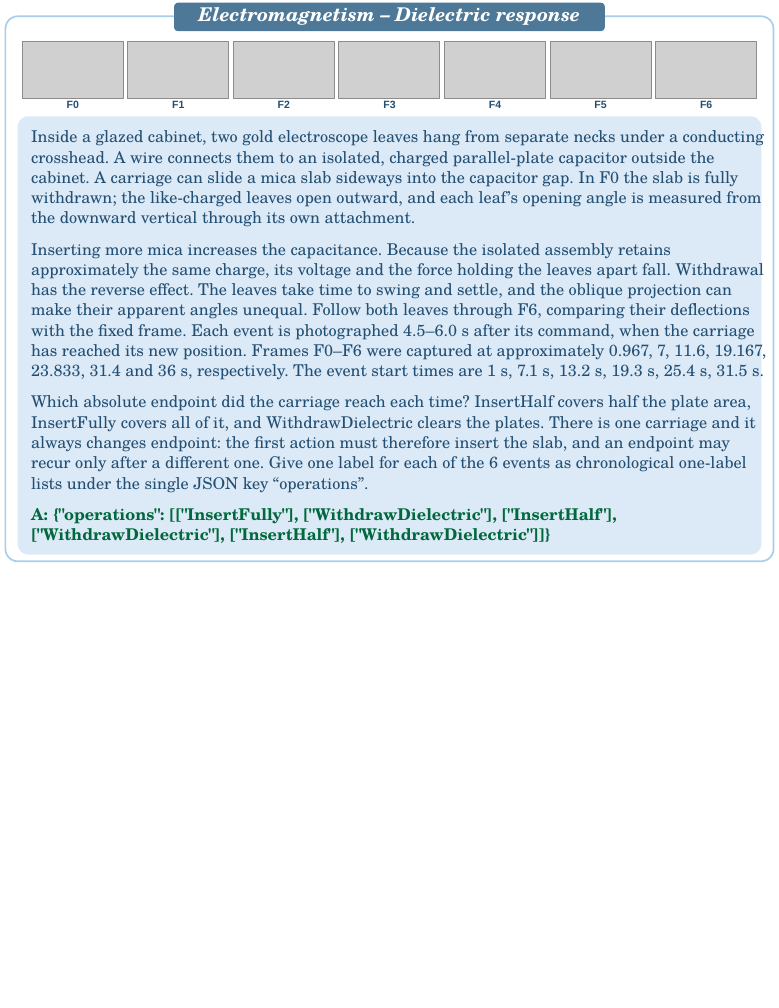
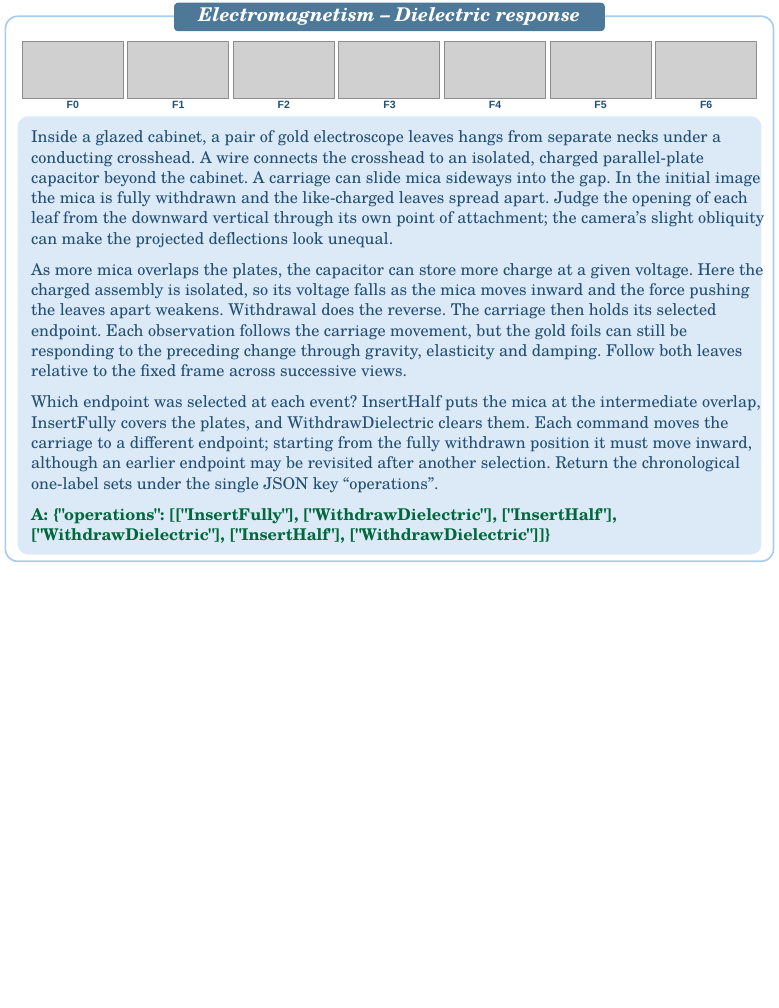
Before and after one commit to PIER-Lab/CaveBench, a slide deck: slide 11 of docs/assets/cases/CaveBench_Case_Studies.pptx. Drawn at 779x1008 pixels with LibreOffice and Linux fonts; fonts in the diff are those of the drawing; grey boxes stand for pictures. Boxes give left, top, right and bottom in pixels: in the first picture for what was removed or moved away, otherwise in the second. Text is boxed around its words. In the diff, an @@ line names an element or a change of style, - is before the commit and + after.

```diff
--- a/docs/assets/cases/CaveBench_Case_Studies.pptx
+++ b/docs/assets/cases/CaveBench_Case_Studies.pptx
@@ text at [31,130,764,248]: text changed @@
-Inside a glazed cabinet, two gold electroscope leaves hang from separate necks under a conducting
-crosshead. A wire connects them to an isolated, charged parallel-plate capacitor outside the
-cabinet. A carriage can slide a mica slab sideways into the capacitor gap. In F0 the slab is fully
-withdrawn; the like-charged leaves open outward, and each leaf’s opening angle is measured from
-the downward vertical through its own attachment.
+Inside a glazed cabinet, a pair of gold electroscope leaves hangs from separate necks under a
+conducting crosshead. A wire connects the crosshead to an isolated, charged parallel-plate
+capacitor beyond the cabinet. A carriage can slide mica sideways into the gap. In the initial image
+the mica is fully withdrawn and the like-charged leaves spread apart. Judge the opening of each
+leaf from the downward vertical through its own point of attachment; the camera’s slight obliquity
+can make the projected deflections look unequal.
@@ text at [31,263,763,376]: text changed @@
-Inserting more mica increases the capacitance. Because the isolated assembly retains
-approximately the same charge, its voltage and the force holding the leaves apart fall. Withdrawal
-has the reverse effect. The leaves take time to swing and settle, and the oblique projection can
-make their apparent angles unequal. Follow both leaves through F6, comparing their deflections
-with the fixed frame. Each event is photographed 4.5–6.0 s after its command, when the carriage
-has reached its new position. Frames F0–F6 were captured at approximately 0.967, 7, 11.6, 19.167,
-23.833, 31.4 and 36 s, respectively. The event start times are 1 s, 7.1 s, 13.2 s, 19.3 s, 25.4 s, 31.5 s.
+As more mica overlaps the plates, the capacitor can store more charge at a given voltage. Here the
+charged assembly is isolated, so its voltage falls as the mica moves inward and the force pushing
+the leaves apart weakens. Withdrawal does the reverse. The carriage then holds its selected
+endpoint. Each observation follows the carriage movement, but the gold foils can still be
+responding to the preceding change through gravity, elasticity and damping. Follow both leaves
+relative to the fixed frame across successive views.
@@ text at [31,395,761,493]: text changed @@
-Which absolute endpoint did the carriage reach each time? InsertHalf covers half the plate area,
-InsertFully covers all of it, and WithdrawDielectric clears the plates. There is one carriage and it
-always changes endpoint: the first action must therefore insert the slab, and an endpoint may
-recur only after a different one. Give one label for each of the 6 events as chronological one-label
-lists under the single JSON key “operations”.
+Which endpoint was selected at each event? InsertHalf puts the mica at the intermediate overlap,
+InsertFully covers the plates, and WithdrawDielectric clears them. Each command moves the
+carriage to a different endpoint; starting from the fully withdrawn position it must move inward,
+although an earlier endpoint may be revisited after another selection. Return the chronological
+one-label sets under the single JSON key “operations”.
```
Also in this commit, not shown: 19 other slides changed.
